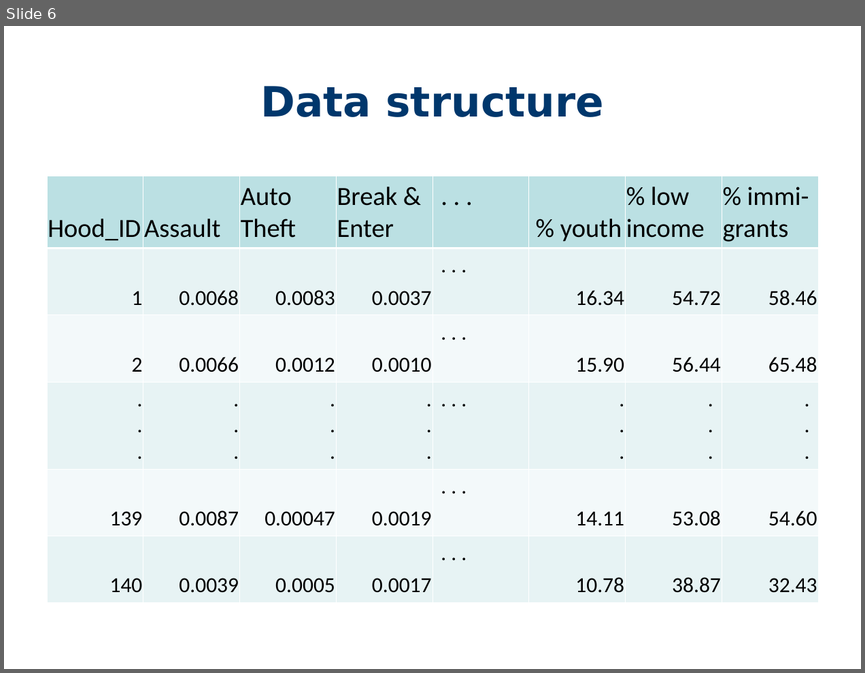
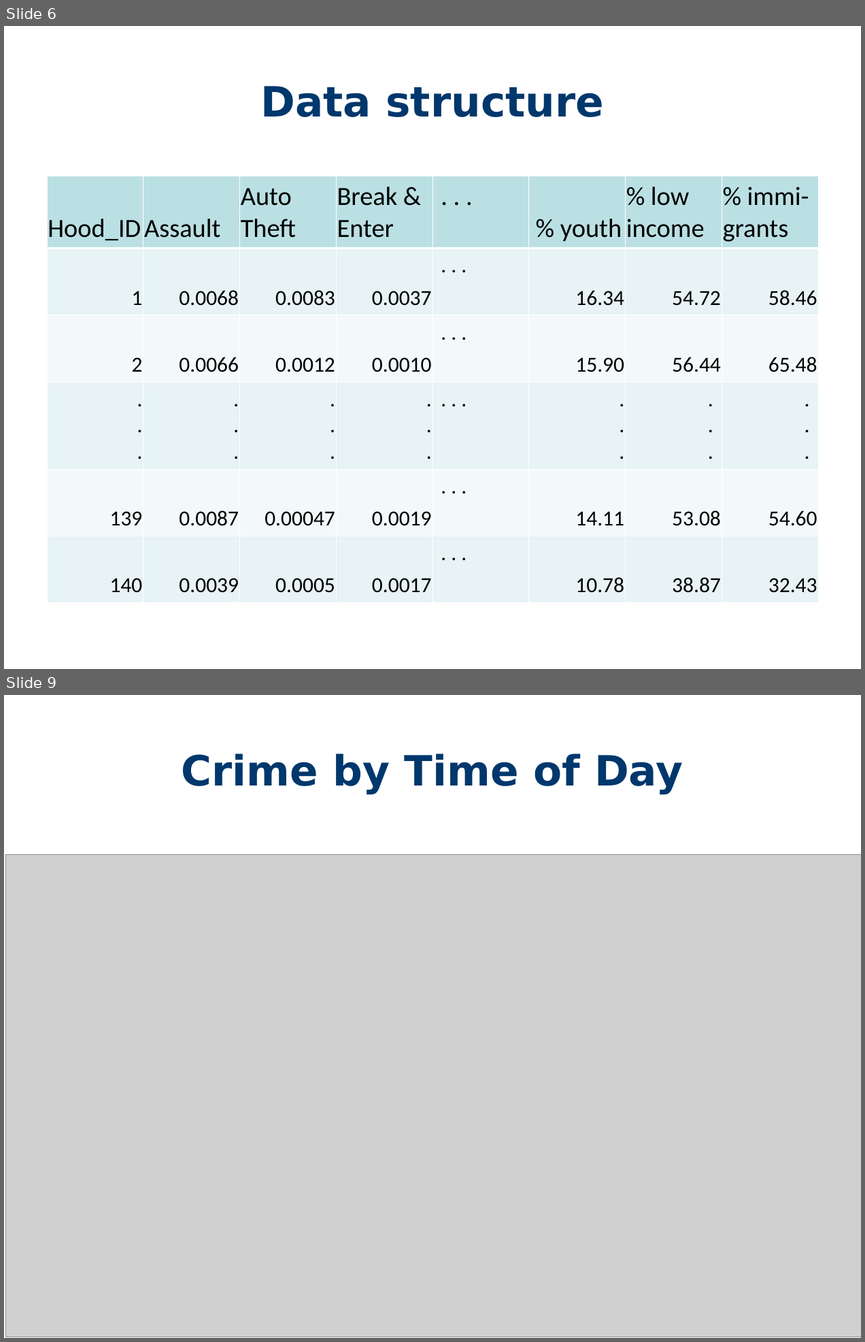
Before and after one commit to PetraBurdejova/spl2018take2, a slide deck: SPL.ppt. Shown one above the other, each under a label of ours: slide 6 before the commit, slides 6 and 9 after it; the slides between them are not shown. The pictures are 865x673 and 865x1342 pixels, drawn with LibreOffice and Linux fonts; fonts in the diff are those of the drawing; grey boxes stand for pictures; background and template pictures are left out. Boxes give left, top, right and bottom in pixels: in the first picture for what was removed or moved away, otherwise in the second. Text is boxed around its words. In the diff, an @@ line names an element or a change of style, - is before the commit and + after.

```diff
--- a/SPL.ppt
+++ b/SPL.ppt
@@ slide 9 added at <box>4,695,861,1338</box>, background #FFFFFF @@
@@ title added at <box>181,753,683,794</box>, 35 pt, text #00376C, bold @@
+Crime by Time of Day
@@ picture added at <box>6,854,861,1337</box> @@
```
Also in this commit, not shown: 1 slide changed, 20 other slides added, 3 slides removed.
